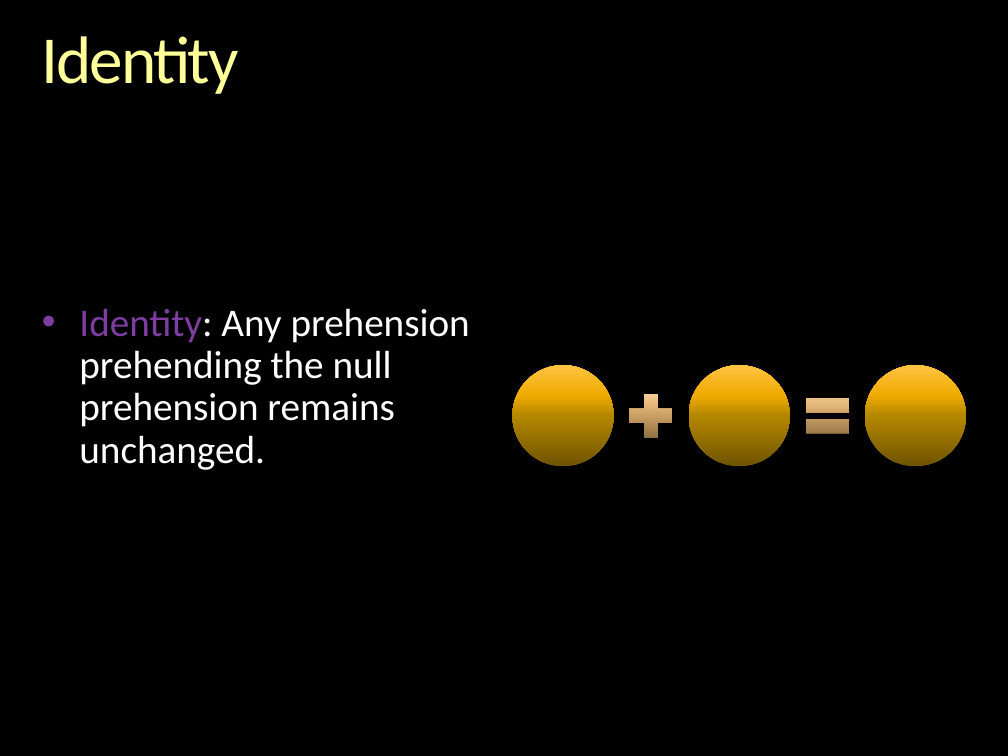
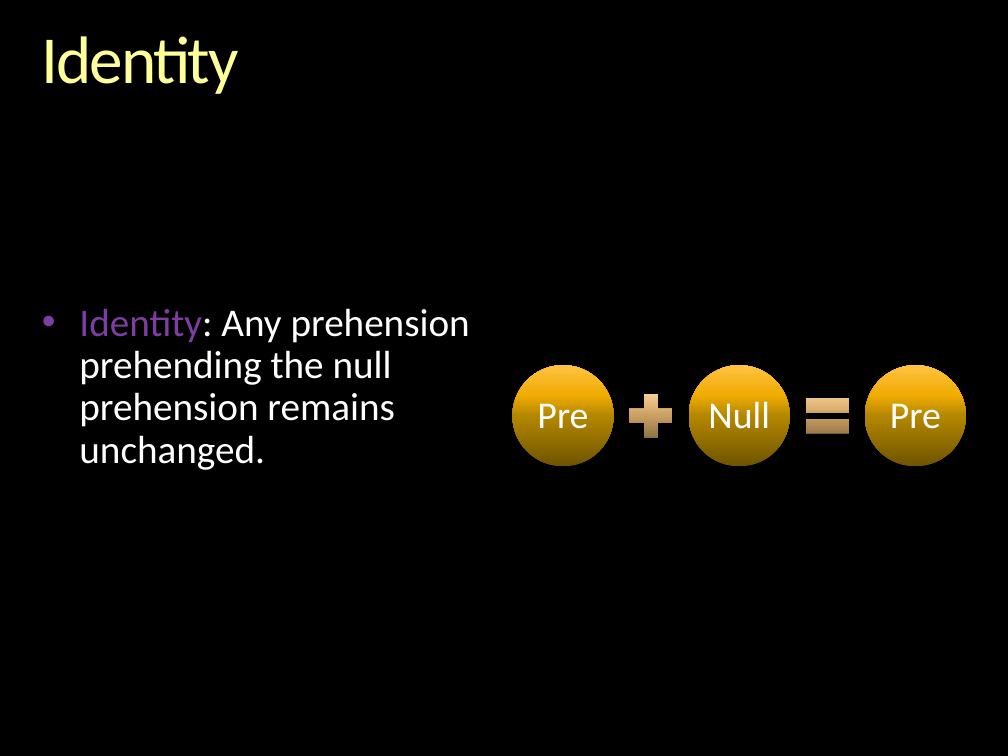
Before and after one commit to gcallah/indras_net, a slide deck: slide 16 of docs/ABMsAsAlgebraic.pptx. Drawn at 1008x756 pixels with LibreOffice and Linux fonts; fonts in the diff are those of the drawing; background and template pictures are left out. Boxes give left, top, right and bottom in pixels: in the first picture for what was removed or moved away, otherwise in the second. Text is boxed around its words. In the diff, an @@ line names an element or a change of style, - is before the commit and + after.

Commit message:
Updating ABMAlgebraic present for conference.

```diff
--- a/docs/ABMsAsAlgebraic.pptx
+++ b/docs/ABMsAsAlgebraic.pptx
@@ text added at [537, 403, 588, 437], 27 pt, text #FFFFFF @@
+Pre
@@ text added at [708, 401, 770, 437], 27 pt, text #FFFFFF @@
+Null
@@ text added at [890, 403, 941, 437], 27 pt, text #FFFFFF @@
+Pre
```
